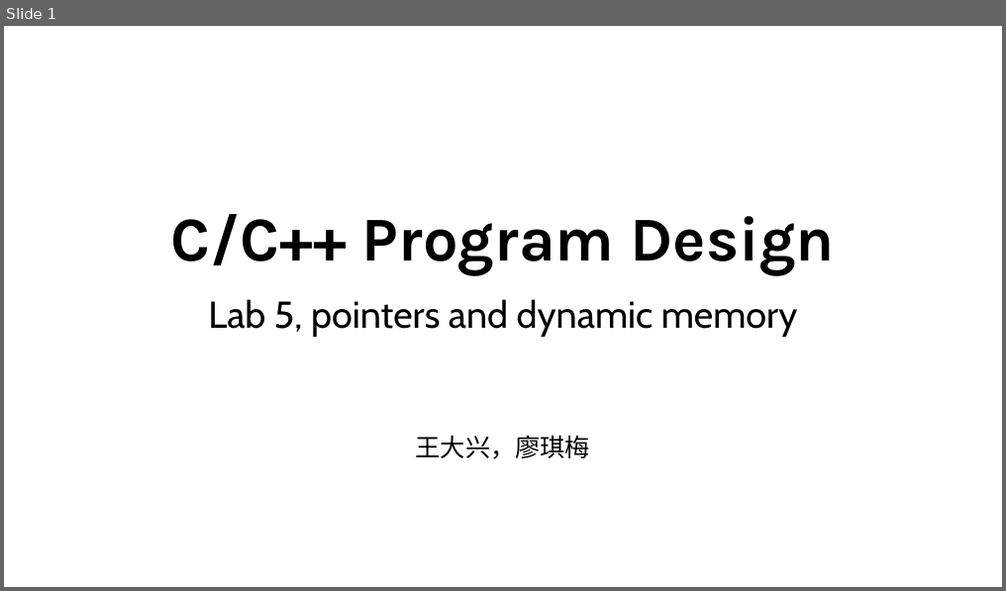
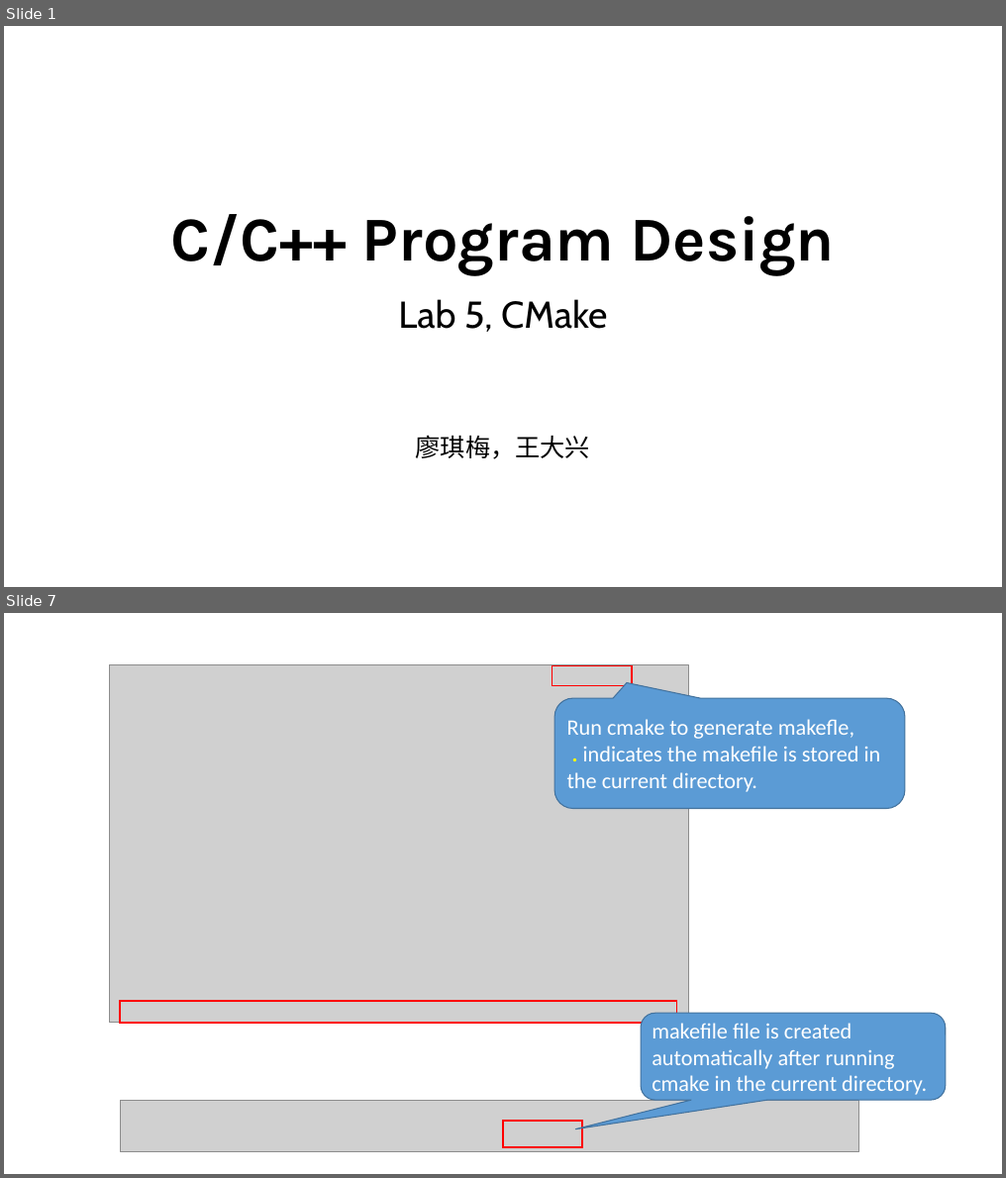
Before and after one commit to ShiqiYu/CPP, a slide deck: week05/Lab05.pptx. Shown one above the other, each under a label of ours: slide 1 before the commit, slides 1 and 7 after it; the slides between them are not shown. The pictures are 1006x591 and 1006x1178 pixels, drawn with LibreOffice and Linux fonts; fonts in the diff are those of the drawing; grey boxes stand for pictures; background and template pictures are left out. Boxes give left, top, right and bottom in pixels: in the first picture for what was removed or moved away, otherwise in the second. Text is boxed around its words. In the diff, an @@ line names an element or a change of style, - is before the commit and + after.

```diff
--- a/week05/Lab05.pptx
+++ b/week05/Lab05.pptx
@@ slide 7 added at (x1=4, y1=613, x2=1002, y2=1174), background #FFFFFF @@
@@ picture added at (x1=109, y1=665, x2=689, y2=1023) @@
@@ rectangle added at (x1=552, y1=666, x2=632, y2=685), outline #FF0000 1.5 pt @@
@@ rounded speech box added at (x1=555, y1=698, x2=905, y2=808), fill #5B9BD5, outline #43739E 1 pt, 21.2 pt, text #FFFFFF @@
+Run cmake to generate makefle,
+. indicates the makefile is stored in the current directory.
@@ rectangle added at (x1=120, y1=1001, x2=677, y2=1023), outline #FF0000 1.5 pt @@
@@ rounded speech box added at (x1=642, y1=1014, x2=945, y2=1100), fill #5B9BD5, outline #43739E 1 pt, 21.2 pt, text #FFFFFF @@
+makefile file is created automatically after running cmake in the current directory.
@@ picture added at (x1=120, y1=1100, x2=859, y2=1152) @@
@@ rectangle added at (x1=503, y1=1121, x2=583, y2=1148), outline #FF0000 1.5 pt @@
@@ slide 1 changed as well @@
@@ subtitle at (x1=398, y1=299, x2=607, y2=460): text changed @@
-Lab 5, pointers and dynamic memory
-王大兴，廖琪梅
+Lab 5, CMake
+廖琪梅，王大兴
```
Also in this commit, not shown: 1 other slide changed, 15 other slides added, 24 slides removed.
